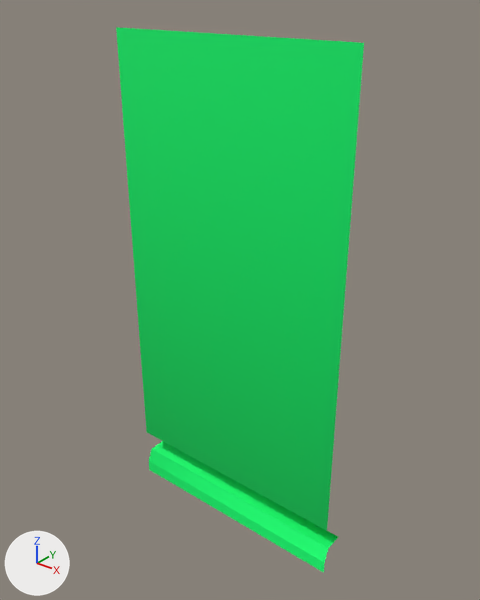
An edit to the FBX model Project Peter's Band UE4/Content/BaseModels/3x6m_straightwall.FBX, drawn before and after from the same camera.
Before and after are seen from a 50 mm camera at (4.34, -5.33, 3.48) aimed at (0.01, 0.08, 0.12). The axes (+X, +Y, +Z) are drawn at lower left. The lights are the same throughout.

Script lines for the objects in view, before the commit:
```python
mat_done = principled_material('Done')
mat_done.base_color = (0.0, 1.0, 0.165)  # green #00ff71
mat_done.roughness = 0.859
me_mesh = bpy.data.meshes.new('Mesh')
me_mesh.from_pydata(...)  # 12 vertices, 5 faces; spans x -59.0..59.0, y -118.0..118.0, z -6.0..6.0
me_mesh.materials.append(mat_done)  # green #00ff71
ob_3x6m_straight = bpy.data.objects.new('3x6m_straight', me_mesh)
ob_3x6m_straight.location = (0.0, 0.0, 0.0)
ob_3x6m_straight.rotation_euler = (-1.571, 0.0, 0.0)  # degrees (-90, 0, 0)
ob_3x6m_straight.scale = (-0.0254, -0.0254, -0.0254)
```
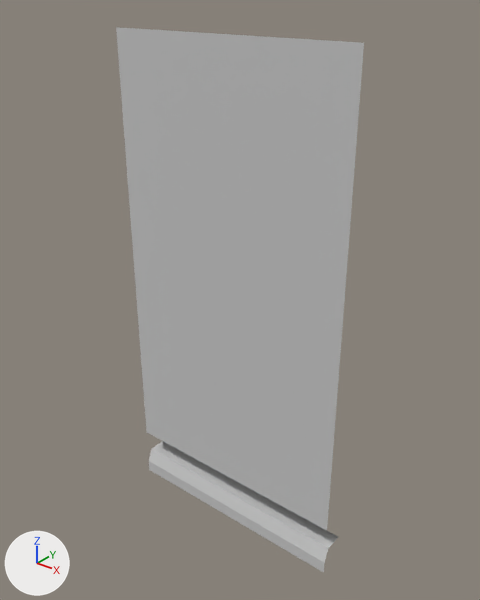
Boxes (x1, y1, x2, y2) around the edits, measured in the pictures (480 x 600 px):
```json
{"object": "3x6m_straight", "change": "recoloured, shading changed", "before": [116, 27, 364, 572], "after": [116, 27, 364, 572], "on screen": "green to grey"}
```

The change, as JSON lines over the scene's bpy script:
```json
{"op": "set", "path": "mat_done.base_color", "old": "(0.0, 1.0, 0.165)", "new": "(0.588, 0.588, 0.588)", "note": "green #00ff71 -> light grey #cacaca"}
{"block": "me_mesh", "where": "me_mesh.from_pydata(...)  # 12 vertices, 5 faces; spans x -59.0..59.0, y -118.0..118.0, z -6.0..6.0"}
{"block": "me_mesh", "where": "# used by ob_3x6m_straight; location = (0.0, 0.0, 0.0); rotation_euler = (-1.571, 0.0, 0.0), in degrees (-90, 0, 0); scale = (-0.0254, -0.0254, -0.0254)"}
{"block": "me_mesh", "change": "me_mesh part 1: edges marked sharp go from 4 to 0"}
```
